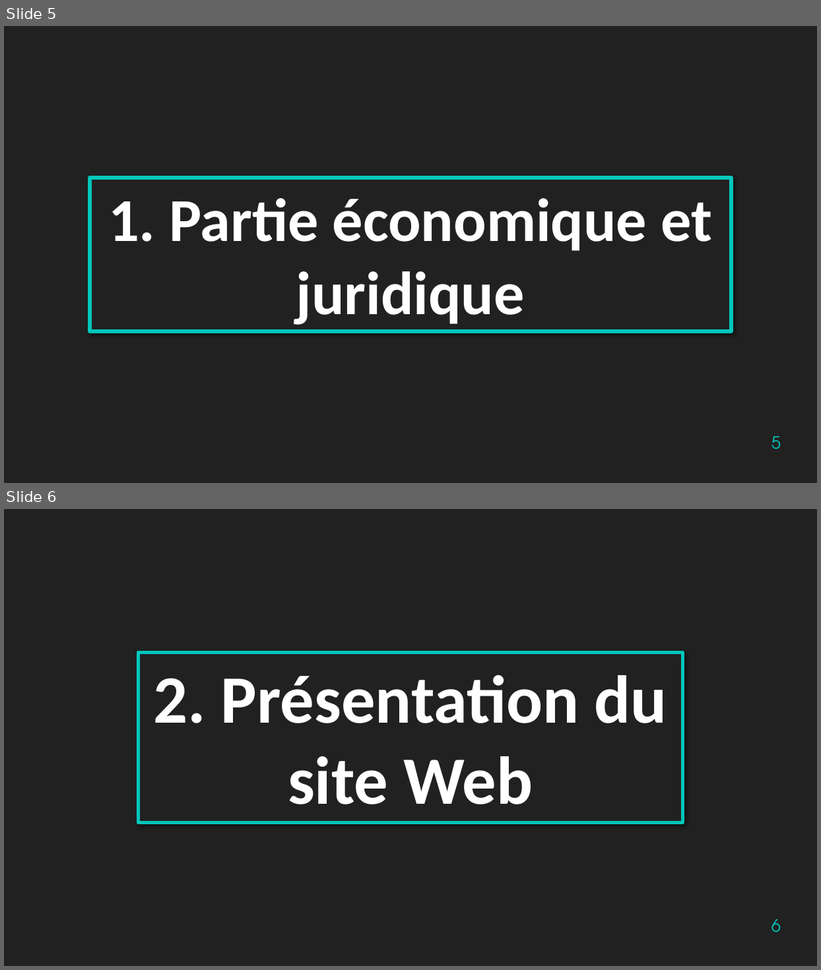
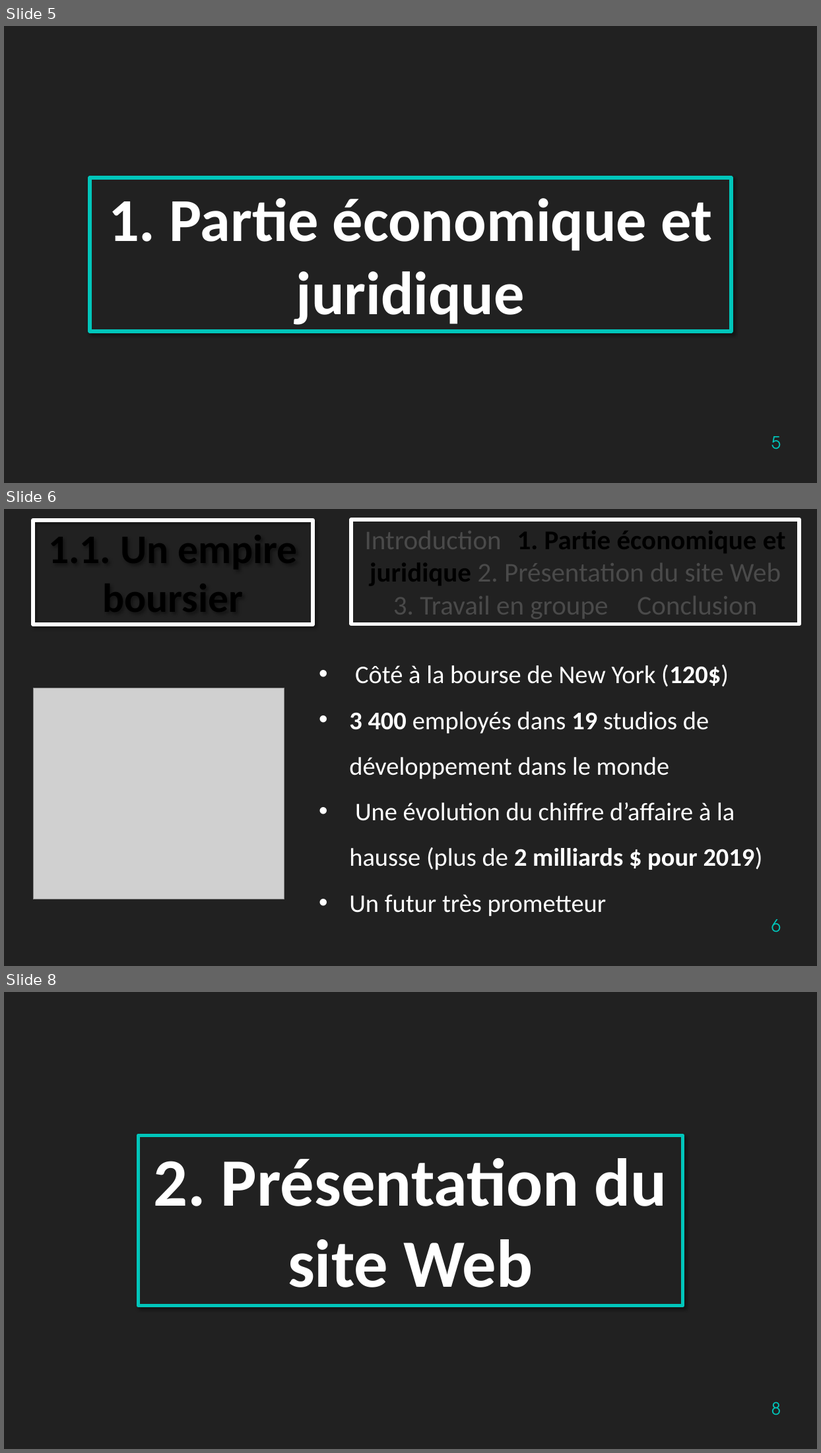
Before and after one commit to TheStaticTurtle/IUT_Website_TTI, a slide deck: Documents/Soutenance.pptx. Shown one above the other, each under a label of ours: slides 5 and 6 before the commit, slides 5, 6 and 8 after it; the slides between them are not shown. The pictures are 821x970 and 821x1453 pixels, drawn with LibreOffice and Linux fonts; fonts in the diff are those of the drawing; grey boxes stand for pictures; background and template pictures are left out. Boxes give left, top, right and bottom in pixels: in the first picture for what was removed or moved away, otherwise in the second. Text is boxed around its words. In the diff, an @@ line names an element or a change of style, - is before the commit and + after.

Commit message:
Soutenance partie éco/droits

```diff
--- a/Documents/Soutenance.pptx
+++ b/Documents/Soutenance.pptx
@@ slide 6 added at bbox=[4, 509, 817, 966], background #212121 @@
@@ rectangle added at bbox=[33, 520, 314, 625], outline #FFFFFF 4.5 pt, 48 pt, text #000000, bold @@
+1.1. Un empire boursier
@@ rectangle added at bbox=[352, 520, 800, 625], outline #FFFFFF 4.5 pt, 32 pt, text #4A4A4A @@
+Introduction 1. Partie économique et juridique 2. Présentation du site Web
+3. Travail en groupe Conclusion
@@ text added at bbox=[349, 665, 763, 917], 30 pt, text #FFFFFF @@
+• Côté à la bourse de New York (120$)
+• 3 400 employés dans 19 studios de développement dans le monde
+• Une évolution du chiffre d’affaire à la hausse (plus de 2 milliards $ pour 2019)
+• Un futur très prometteur
@@ picture added at bbox=[33, 688, 284, 900] @@
@@ page number added at bbox=[772, 920, 781, 933], 20 pt, text #00C6BB @@
+6
@@ what was slide 6 is now slide 8 @@
@@ page number at bbox=[772, 1403, 781, 1416]: text changed @@
-6
+8
```
Also in this commit, not shown: 1 other slide added.
